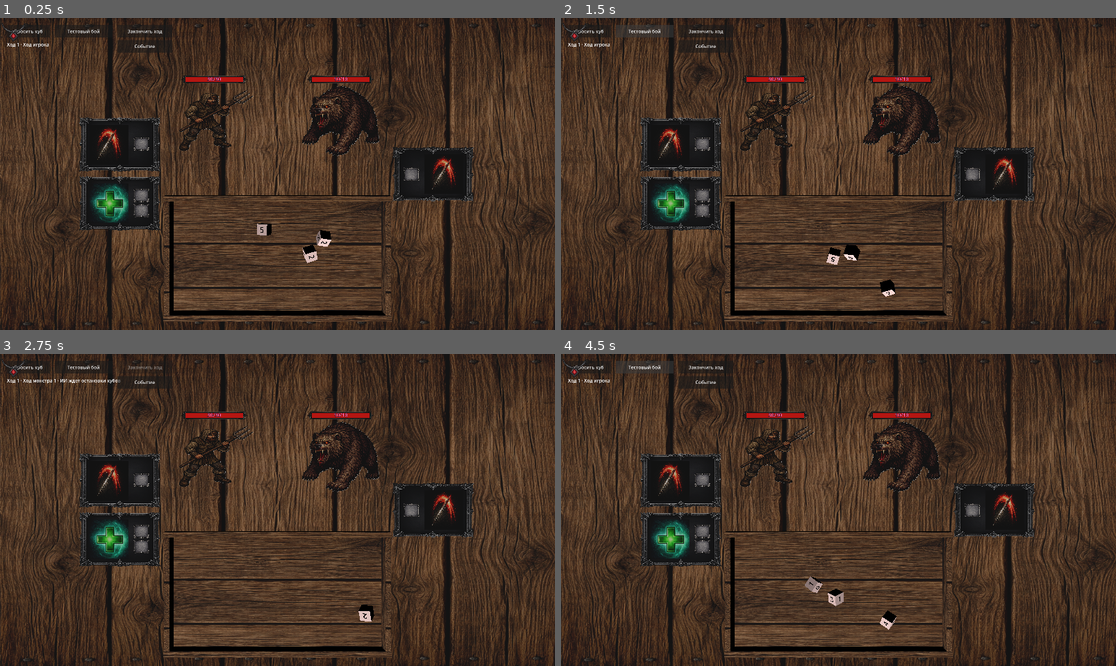
Above: before the commit, frames 1-4 (two rows, left to right).
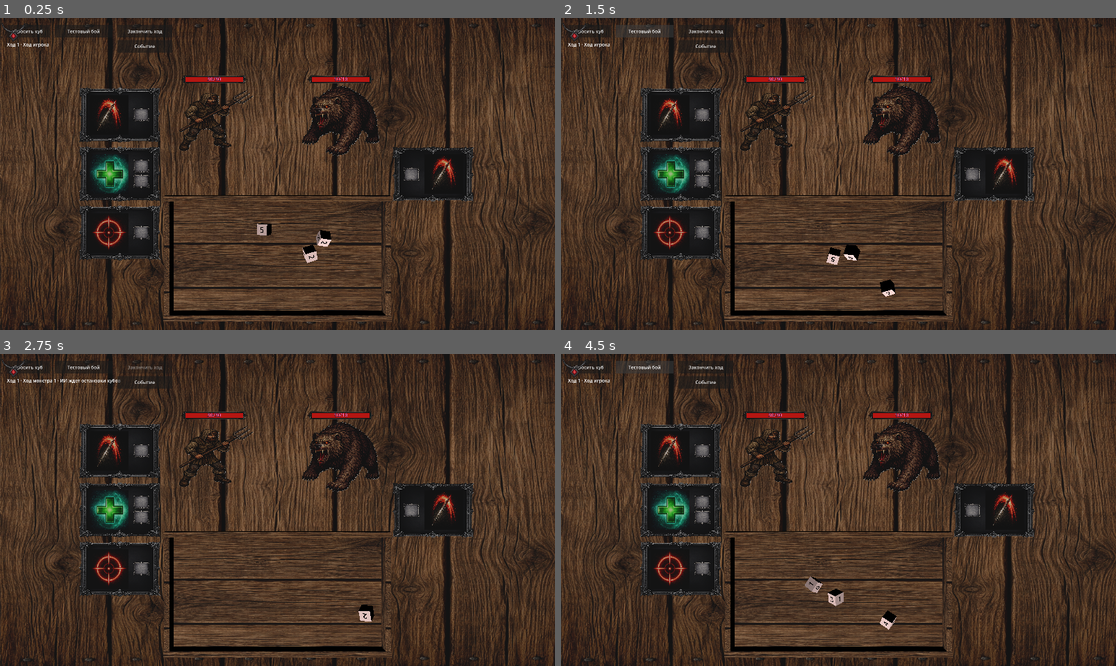
Above: after the commit, the same moments.

Repository: olegbogai-web/dicegame
Game: Godot game, scene res://scenes/new_battle_table.tscn
Same seed, same stepped clock (60 frames per second), same inputs: the game is played once before the commit and once after it. This scene is started directly instead of the project's main scene.
Inputs:
- Up to frame 1 (0.25 s): no input
- Up to frame 2 (1.5 s): click "Бросить куб" at 0.5 s; click "Тестовый бой" at 1.25 s
- Up to frame 3 (2.75 s): click "Закончить ход" at 2 s
- Up to frame 4 (4.5 s): click "Событие" at 2.75 s; click "Бросить куб" at 3.5 s; click "Тестовый бой" at 4.25 s

The runs differ from the first frame. In frame 1, 5.1% of the frame differs, in the area x 14-29%, y 22-78%; in frame 2, 5.1%; in frame 3, 5.1%; in frame 4, 5.1%.

Commit message:
Add strengthening ability and default player loadout integration

Diff:
--- /dev/null
+++ b/content/abilities/definitions/strengthening.tres
@@ -0,0 +1,57 @@
+[gd_resource type="Resource" script_class="AbilityDefinition" format=3]
+
+[ext_resource type="Script" uid="uid://hkq3wkhbbh1u" path="res://content/abilities/resources/ability_definition.gd" id="1_ability"]
+[ext_resource type="Script" uid="uid://cijja5c0f6ibw" path="res://content/abilities/resources/ability_cost.gd" id="2_cost"]
+[ext_resource type="Script" uid="uid://vqakigfsnb18" path="res://content/abilities/resources/ability_dice_condition.gd" id="3_dice_condition"]
+[ext_resource type="Script" uid="uid://c2t7x3op44t3s" path="res://content/abilities/resources/ability_target_rule.gd" id="4_target_rule"]
+[ext_resource type="Script" uid="uid://drneiu6png0u3" path="res://content/abilities/resources/ability_effect_definition.gd" id="6_effect"]
+[ext_resource type="Texture2D" uid="uid://ch8jyy4v7upmo" path="res://assets/ability/strengthening.png" id="7_icon"]
+
+[sub_resource type="Resource" id="AbilityDiceCondition_any"]
+script = ExtResource("3_dice_condition")
+min_value = 1
+max_value = 6
+required_tags = PackedStringArray()
+forbidden_tags = PackedStringArray()
+accepted_face_ids = PackedStringArray()
+consume_order = PackedStringArray()
+
+[sub_resource type="Resource" id="AbilityCost_main"]
+script = ExtResource("2_cost")
+dice_conditions = Array[ExtResource("3_dice_condition")]([SubResource("AbilityDiceCondition_any")])
+additional_costs = {
+"max_dice_count": 3,
+"min_dice_count": 1,
+"required_dice_sum": 9
+}
+
+[sub_resource type="Resource" id="AbilityEffect_strength"]
+script = ExtResource("6_effect")
+effect_id = "strengthening_apply_strength"
+effect_type = &"apply_status"
+status_id = "strength"
+magnitude = 2
+dice_query_tags = PackedStringArray()
+
+[sub_resource type="Resource" id="AbilityTargetRule_self"]
+script = ExtResource("4_target_rule")
+side = 3
+selection = 0
+min_targets = 0
+max_targets = 0
+allow_self = true
+required_tags = PackedStringArray()
+forbidden_tags = PackedStringArray()
+
+[resource]
+script = ExtResource("1_ability")
+ability_id = "strengthening"
+display_name = "Усиление"
+description = "Требует кубы с суммой 9 (не более 3 кубов). Накладывает Сила +2."
+icon = ExtResource("7_icon")
+tags = PackedStringArray("support", "status")
+owner_scope = 0
+cost = SubResource("AbilityCost_main")
+target_rule = SubResource("AbilityTargetRule_self")
+effects = Array[ExtResource("6_effect")]([SubResource("AbilityEffect_strength")])
+follow_up_ability_ids = PackedStringArray()
--- a/content/abilities/resources/ability_cost.gd
+++ b/content/abilities/resources/ability_cost.gd
@@ -15,7 +15,9 @@
 
 
 func requires_dice() -> bool:
-	return dice_conditions.size() > 0
+	if dice_conditions.size() > 0:
+		return true
+	return additional_costs.has("required_dice_sum")
 
 
 func has_any_cost() -> bool:
--- a/content/combat/runtime/battle_ability_runtime.gd
+++ b/content/combat/runtime/battle_ability_runtime.gd
@@ -43,6 +43,9 @@
 static func get_required_dice_count(ability: AbilityDefinition) -> int:
 	if ability == null or ability.cost == null:
 		return 0
+	var required_dice_sum := int(ability.cost.additional_costs.get("required_dice_sum", 0))
+	if required_dice_sum > 0 and ability.cost.dice_conditions.is_empty():
+		return maxi(int(ability.cost.additional_costs.get("min_dice_count", 1)), 1)
 	var total_required := 0
 	for dice_condition in ability.cost.dice_conditions:
 		if dice_condition == null:
@@ -63,6 +66,10 @@
 		return selected
 
 	var available_dice := _filter_candidate_dice(dice_list, require_stopped)
+	var required_dice_sum := int(ability.cost.additional_costs.get("required_dice_sum", 0))
+	if required_dice_sum > 0:
+		return _collect_dice_for_sum_cost(ability, available_dice, required_dice_sum)
+
 	for dice_condition in ability.cost.dice_conditions:
 		if dice_condition == null:
 			continue
@@ -74,6 +81,69 @@
 			available_dice.erase(matched_dice_item)
 			selected.append(matched_dice_item)
 	return selected
+
+
+static func _collect_dice_for_sum_cost(
+	ability: AbilityDefinition,
+	available_dice: Array[Dice],
+	required_dice_sum: int
+) -> Array[Dice]:
+	if required_dice_sum <= 0:
+		return []
+	var min_dice_count := maxi(int(ability.cost.additional_costs.get("min_dice_count", 1)), 1)
+	var max_dice_count := maxi(int(ability.cost.additional_costs.get("max_dice_count", available_dice.size())), min_dice_count)
+	var candidate_dice: Array[Dice] = []
+	for dice in available_dice:
+		if _is_die_allowed_for_sum_cost(dice, ability):
+			candidate_dice.append(dice)
+	if candidate_dice.is_empty():
+		return []
+	var selected := _find_sum_combination(candidate_dice, required_dice_sum, min_dice_count, max_dice_count, 0, [])
+	return selected
+
+
+static func _is_die_allowed_for_sum_cost(dice: Dice, ability: AbilityDefinition) -> bool:
+	if dice == null or ability == null:
+		return false
+	if ability.cost.dice_conditions.is_empty():
+		return true
+	for dice_condition in ability.cost.dice_conditions:
+		if is_die_usable_for_ability(dice, ability, dice_condition, false):
+			return true
+	return false
+
+
+static func _find_sum_combination(
+	candidate_dice: Array[Dice],
+	required_dice_sum: int,
+	min_dice_count: int,
+	max_dice_count: int,
+	start_index: int,
+	current_selection: Array[Dice]
+) -> Array[Dice]:
+	var current_sum := 0
+	for dice in current_selection:
+		current_sum += dice.get_top_face_value()
+	if current_sum == required_dice_sum and current_selection.size() >= min_dice_count:
+		return current_selection.duplicate()
+	if current_sum >= required_dice_sum or current_selection.size() >= max_dice_count:
+		return []
+
+	for index in range(start_index, candidate_dice.size()):
+		var next_die := candidate_dice[index]
+		current_selection.append(next_die)
+		var nested := _find_sum_combination(
+			candidate_dice,
+			required_dice_sum,
+			min_dice_count,
+			max_dice_count,
+			index + 1,
+			current_selection
+		)
+		if not nested.is_empty():
+			return nested
+		current_selection.remove_at(current_selection.size() - 1)
+	return []
 
 
 static func filter_ready_dice(dice_list: Array[Dice], require_stopped: bool = false) -> Array[Dice]:
--- a/content/entities/player.gd
+++ b/content/entities/player.gd
@@ -47,7 +47,7 @@
 	runtime_cube_global_map = base_stat.get_resolved_base_cube_global_map().duplicate(true)
 	runtime_reward_cube = base_stat.get_resolved_base_reward_cube().duplicate(true)
 	runtime_money_cube = base_stat.get_resolved_base_money_cube().duplicate(true)
-	ability_loadout = base_stat.starting_abilities.duplicate()
+	ability_loadout = base_stat.get_resolved_starting_abilities().duplicate()
 	artifacts_runtime.clear()
 	run_flags.clear()
 
--- a/content/entities/player_base_stat.gd
+++ b/content/entities/player_base_stat.gd
@@ -13,6 +13,9 @@
 const REWARD_CARD_UP_ICON := preload("res://assets/dice_edges/card_up.png")
 const REWARD_MONEY_ICON := preload("res://assets/dice_edges/money.png")
 const MONEY_DICE_SKIN := preload("res://assets/dice_edges/money_dice_skin.png")
+const COMMON_ATTACK_ABILITY := preload("res://content/abilities/definitions/common_attack.tres")
+const HEAL_ABILITY := preload("res://content/abilities/definitions/heal.tres")
+const STRENGTHENING_ABILITY := preload("res://content/abilities/definitions/strengthening.tres")
 const DiceDefinitionScript = preload("res://content/dice/resources/dice_definition.gd")
 const DiceFaceDefinitionScript = preload("res://content/dice/resources/dice_face_definition.gd")
 
@@ -51,7 +54,7 @@
 		return false
 	if get_resolved_base_money_cube() == null:
 		return false
-	for ability_definition in starting_abilities:
+	for ability_definition in get_resolved_starting_abilities():
 		if ability_definition == null or not ability_definition.supports_owner(true):
 			return false
 	for artifact_definition in get_resolved_artifacts_base():
@@ -82,6 +85,12 @@
 	if not artifacts_base.is_empty():
 		return artifacts_base
 	return _build_default_artifacts_base()
+
+
+func get_resolved_starting_abilities() -> Array[AbilityDefinition]:
+	if not starting_abilities.is_empty():
+		return starting_abilities
+	return _build_default_starting_abilities()
 
 
 func _build_default_base_cube_global_map() -> Array[DiceDefinition]:
@@ -143,6 +152,14 @@
 	return []
 
 
+func _build_default_starting_abilities() -> Array[AbilityDefinition]:
+	return [
+		COMMON_ATTACK_ABILITY,
+		HEAL_ABILITY,
+		STRENGTHENING_ABILITY,
+	]
+
+
 func _build_money_face(value: String) -> DiceFaceDefinition:
 	var face := DiceFaceDefinitionScript.new()
 	face.text_value = value
--- a/content/rooms/subclasses/battle_room.gd
+++ b/content/rooms/subclasses/battle_room.gd
@@ -6,6 +6,7 @@
 const TEST_MONSTER_DEFINITION := preload("res://content/monsters/definitions/test_monster.tres")
 const COMMON_ATTACK_ABILITY := preload("res://content/abilities/definitions/common_attack.tres")
 const HEAL_ABILITY := preload("res://content/abilities/definitions/heal.tres")
+const STRENGTHENING_ABILITY := preload("res://content/abilities/definitions/strengthening.tres")
 const BattleAbilityRuntime = preload("res://content/combat/runtime/battle_ability_runtime.gd")
 const BattleTurnRuntime = preload("res://content/combat/runtime/battle_turn_runtime.gd")
 const BattleEffectRuntime = preload("res://content/combat/runtime/battle_effect_runtime.gd")
@@ -448,6 +449,7 @@
 	base_stat.starting_abilities = [
 		COMMON_ATTACK_ABILITY,
 		HEAL_ABILITY,
+		STRENGTHENING_ABILITY,
 	]
 	base_stat.starting_dice = [
 		preload("res://content/resources/base_cube.tres"),
Not shown, changed: docs/ARCHITECTURE.md
